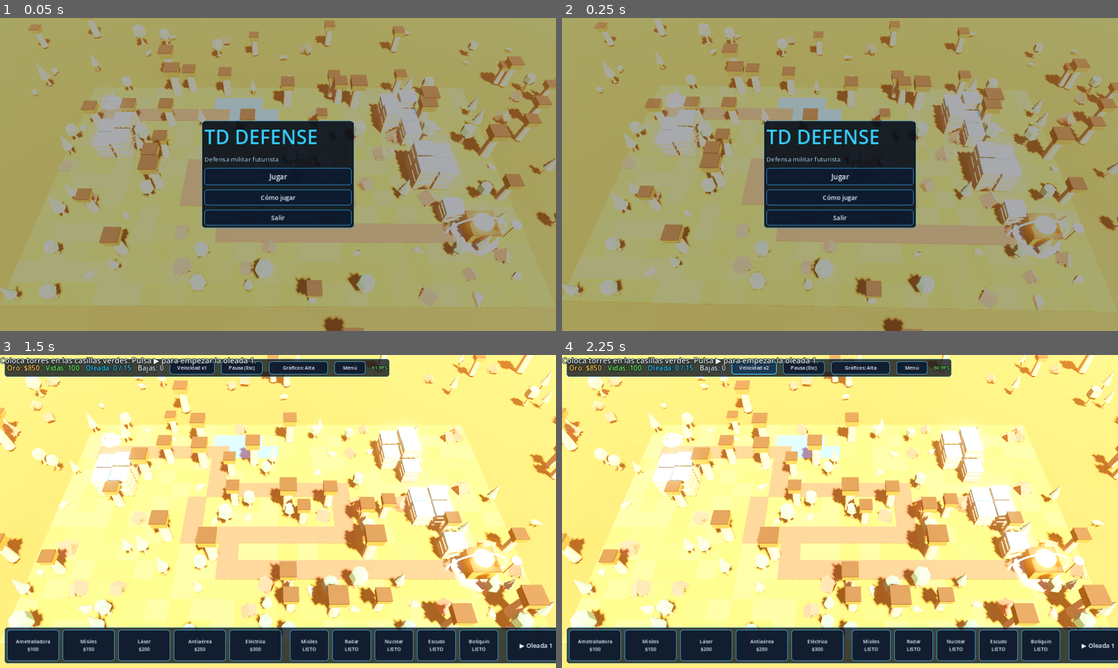
Above: before the commit, frames 1-4 (two rows, left to right).
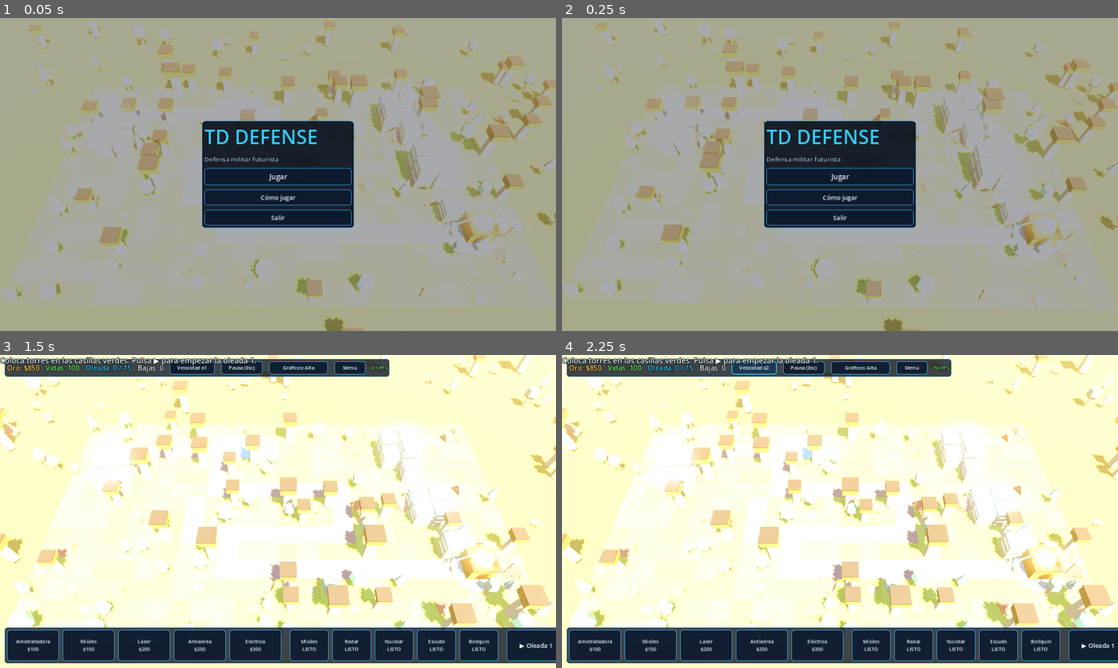
Above: after the commit, the same moments.

Repository: ZaBaDeVgit/TdDefense
Game: Godot game, scene res://scenes/main.tscn
The game is run twice, just before and just after one commit, with the same random seed, the same clock (stepped at 60 frames per second) and the same inputs.
Inputs:
- Up to frame 1 (0.05 s): no input
- Up to frame 2 (0.25 s): no input
- Up to frame 3 (1.5 s): click "Jugar" at 0.5 s; click "Base Militar Campo verde con …" at 1.25 s
- Up to frame 4 (2.25 s): click "Velocidad x1" at 2 s

The runs differ from the first frame. In frame 1, 84% of the frame differs, in the area x 0-100%, y 0-100%; in frame 2, 84%; in frame 3, 81%; in frame 4, 81%.

Commit message:
Godot: paletas de escenarios mas vivas, saturacion, avisos de modelos no cargados
Co-authored-by: arena-agent <297053741+arena-agent@users.noreply.github.com>

Diff:
--- a/godot/scripts/data.gd
+++ b/godot/scripts/data.gd
@@ -37,11 +37,11 @@
 		"id": "base",
 		"name": "Base Militar",
 		"desc": "Campo verde con la base principal, un rio y el helipuerto.",
-		"ground": "#5b7a3a",
-		"road": "#3b3d42",
-		"water": "#1f6fa8",
-		"sky_top": "#2b3f66",
-		"sky_bottom": "#f0a35a",
+		"ground": "#7cb342",
+		"road": "#5d6470",
+		"water": "#2b9be0",
+		"sky_top": "#3d7fd6",
+		"sky_bottom": "#ffd08a",
 		"deco": ["pine","broadleaf","rock","watch","barracks"],
 		"grid": [
 			"........................",
@@ -64,11 +64,11 @@
 		"id": "desierto",
 		"name": "Desierto",
 		"desc": "Dunas, mesetas y un oasis junto a la ruta del convoy.",
-		"ground": "#c9a46a",
-		"road": "#6e5a44",
-		"water": "#3a9ab8",
-		"sky_top": "#6a4a7a",
-		"sky_bottom": "#ffb469",
+		"ground": "#e8c27a",
+		"road": "#9b7b52",
+		"water": "#3ab4d8",
+		"sky_top": "#5b8ed8",
+		"sky_bottom": "#ffc27a",
 		"deco": ["cactus","dune","rock","palm"],
 		"grid": [
 			"........................",
@@ -91,11 +91,11 @@
 		"id": "montana",
 		"name": "Montaña",
 		"desc": "Bosques, riscos y un paso de montaña en zigzag.",
-		"ground": "#3d5a35",
-		"road": "#4a4a4e",
-		"water": "#2a6f9a",
-		"sky_top": "#44608a",
-		"sky_bottom": "#9fb8d0",
+		"ground": "#4f8f3a",
+		"road": "#6b6f78",
+		"water": "#3a8fd0",
+		"sky_top": "#2f6fbf",
+		"sky_bottom": "#bfe0ff",
 		"deco": ["pine","snowrock","rock"],
 		"grid": [
 			"###....#####....########",
@@ -118,11 +118,11 @@
 		"id": "ciudad",
 		"name": "Ciudad",
 		"desc": "Calles urbanas en ruinas bajo un cielo nocturno.",
-		"ground": "#50555c",
-		"road": "#2a2c31",
-		"water": "#1b3d66",
-		"sky_top": "#0b0f20",
-		"sky_bottom": "#2a2f55",
+		"ground": "#5b6370",
+		"road": "#2f3440",
+		"water": "#2a5fa0",
+		"sky_top": "#101a3a",
+		"sky_bottom": "#3b4f8f",
 		"deco": ["skyscraper","lamp","car"],
 		"grid": [
 			"........................",
--- a/godot/scripts/main.gd
+++ b/godot/scripts/main.gd
@@ -633,8 +633,8 @@
 	env.fog_density = 0.006
 	env.ssao_enabled = true
 	env.adjustment_enabled = true
-	env.adjustment_saturation = 1.18
-	env.adjustment_contrast = 1.08
+	env.adjustment_saturation = 1.32
+	env.adjustment_contrast = 1.12
 	env.adjustment_brightness = 1.03
 	env_node.environment = env
 	apply_quality()
--- a/godot/scripts/models.gd
+++ b/godot/scripts/models.gd
@@ -22,6 +22,7 @@
 static func load_model(model_name: String, target: float) -> Node3D:
 	var path := "res://assets/models/" + model_name + ".glb"
 	if not ResourceLoader.exists(path):
+		push_warning("Modelo no encontrado (se usa el procedural): " + path)
 		return null
 	var ps := load(path) as PackedScene
 	if ps == null:
